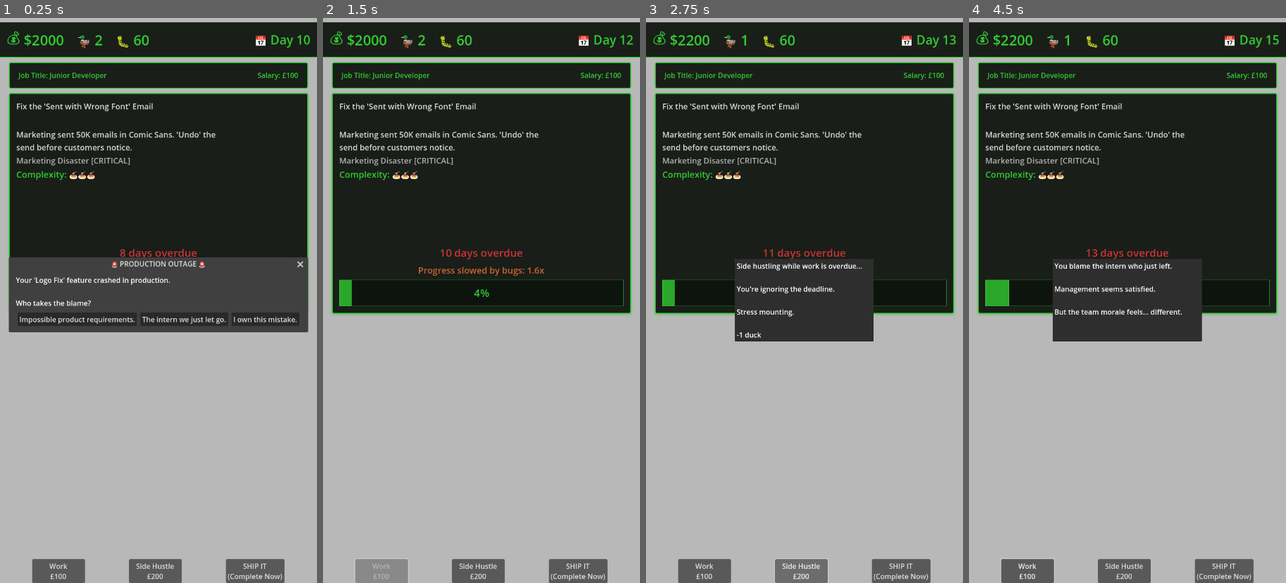
Above: before the commit, frames 1-4 (left to right).
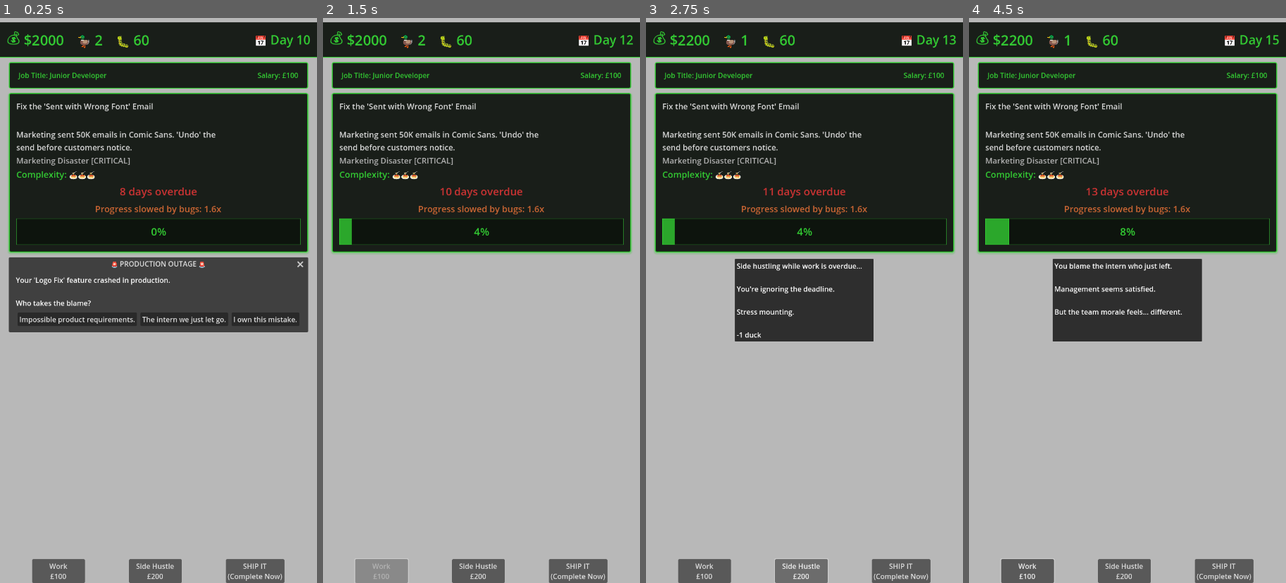
Above: after the commit, the same moments.

Repository: lmchoi/alt-f-this
Game: Godot game, scene res://scenes/game_ui.tscn
Same seed, same stepped clock (60 frames per second), same inputs: the game is played once before the commit and once after it.
Inputs:
- Up to frame 1 (0.25 s): no input
- Up to frame 2 (1.5 s): click "The intern we just let go." at 0.5 s; click "Work £100" at 1.25 s
- Up to frame 3 (2.75 s): click "Side Hustle £200" at 2 s
- Up to frame 4 (4.5 s): click "SHIP IT (Complete Now)" at 2.75 s; click "Work £100" at 3.5 s; click "The intern we just let go." at 4.25 s

The runs differ from the first frame. In frame 1, 1.5% of the frame differs, in the area x 2-98%, y 30-53%; in frame 2, 11%; in frame 3, 7.0%; in frame 4, 6.9%.

Commit message:
Remove fixed 500px height to let content determine panel size
🤖 Generated with [Claude Code](https://claude.com/claude-code)

Co-Authored-By: Claude <noreply@anthropic.com>

Diff:
--- a/scenes/task_panel.tscn
+++ b/scenes/task_panel.tscn
@@ -34,7 +34,6 @@
 border_color = Color(0.2, 0.8, 0.2, 1)
 
 [node name="TaskPanel" type="PanelContainer"]
-custom_minimum_size = Vector2(0, 500)
 theme_override_styles/panel = SubResource("StyleBoxFlat_task_panel")
 script = ExtResource("1_task_panel")
 
